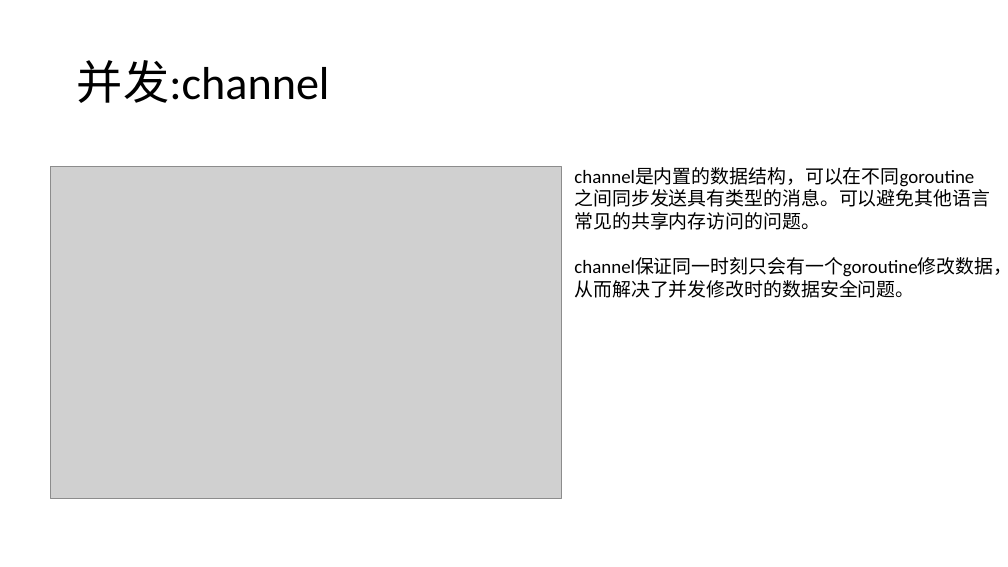
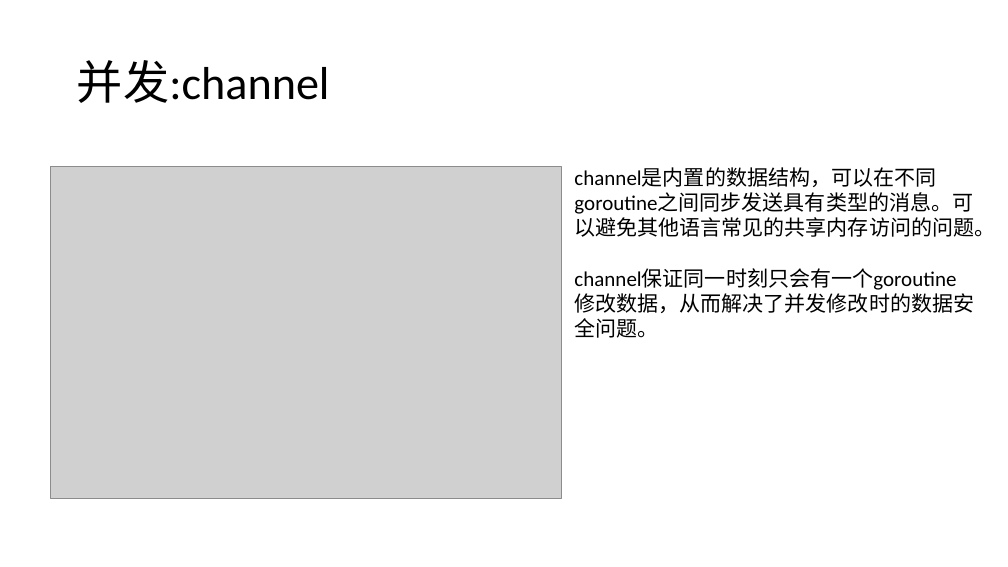
Before and after one commit to hongzhenglin/golearning, a slide deck: slide 50 of go学习笔记.pptx (slide 11 before the commit). Drawn at 1008x567 pixels with LibreOffice and Linux fonts; fonts in the diff are those of the drawing; grey boxes stand for pictures. Boxes give left, top, right and bottom in pixels: in the first picture for what was removed or moved away, otherwise in the second. Text is boxed around its words. In the diff, an @@ line names an element or a change of style, - is before the commit and + after.

```diff
--- a/go学习笔记.pptx
+++ b/go学习笔记.pptx
@@ text at bbox=[574, 167, 995, 338]: text changed; size 18 to 20 pt @@
-channel是内置的数据结构，可以在不同goroutine
-之间同步发送具有类型的消息。可以避免其他语言
-常见的共享内存访问的问题。
-channel保证同一时刻只会有一个goroutine修改数据，
-从而解决了并发修改时的数据安全问题。
+channel是内置的数据结构，可以在不同goroutine之间同步发送具有类型的消息。可以避免其他语言常见的共享内存访问的问题。
+channel保证同一时刻只会有一个goroutine修改数据，从而解决了并发修改时的数据安全问题。
```
Also in this commit, not shown: 8 other slides changed, 18 slides added, 2 slides removed.
